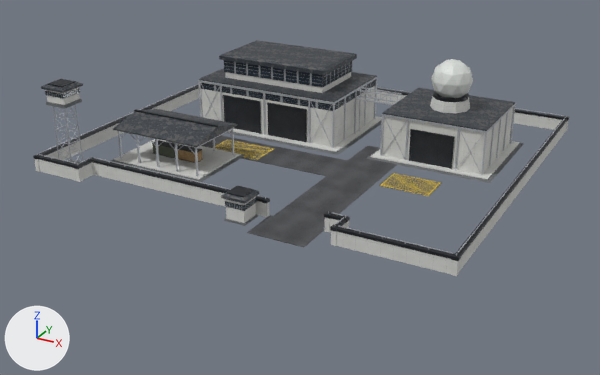
What one commit did to the glTF model Models/command_hq_lvl2.glb.
The view is the same before and after, from a camera (50 mm lens) standing at (86.5, -166.1, 72.1) and looking at (-0.4, -8.1, -6.9). The axes (+X, +Y, +Z) are drawn at lower left. The lights are the same throughout. The first picture is the older version. Vertices at exactly the same position are counted once.

Names of what the first picture shows: 'CHQ_L2_Asphalt', 'CHQ_L2_ConcDark', 'CHQ_L2_ConcLight', 'CHQ_L2_DoorCorr', 'CHQ_L2_HatchZone', 'CHQ_L2_Radome', 'CHQ_L2_RoofCorr', 'CHQ_L2_SteelDark', 'CHQ_L2_SteelTruss', 'CHQ_L2_WindowDark' and 2 more.
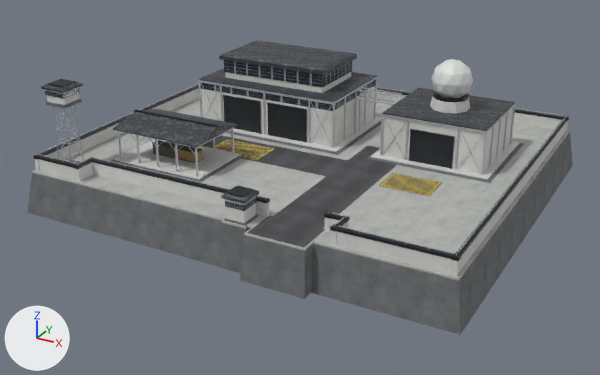
Where the change shows, as pixel boxes (x1, y1, x2, y2) in the pictures (600 x 375 px):
```json
{"object": "CHQ_L2_ConcDark", "change": "reshaped", "before": [46, 99, 523, 226], "after": [27, 99, 573, 335], "on screen": "14% wider, 85% taller"}
{"object": "CHQ_L2_ConcMid", "change": "added", "after": [32, 98, 570, 281]}
{"part": 1, "of": "me_chq_l2_concdark_007", "change": "added", "after": [27, 132, 573, 335]}
{"part": 2, "of": "me_chq_l2_concdark_007", "change": "added", "after": [218, 223, 313, 299]}
```

Edits to the scene script, one JSON object a line:
```json
{"op": "add", "block": "img_tex_no_concrete_mid", "code": ["img_tex_no_concrete_mid = load_image('tex_no_concrete_mid', '_unpacked/tex_no_concrete_mid', 512, 512, 'sRGB')"]}
{"op": "add", "block": "mat_mat_no_concrete_mid", "code": ["mat_mat_no_concrete_mid = principled_material('Mat_NO_Concrete_Mid')", "mat_mat_no_concrete_mid.texture = img_tex_no_concrete_mid", "mat_mat_no_concrete_mid.roughness = 0.88"]}
{"block": "me_chq_l2_concdark_007", "where": "# used by ob_chq_l2_concdark; location = (0.0, 0.0, 0.0)"}
{"block": "me_chq_l2_concdark_007", "where": "# verts and faces of me_chq_l2_concdark_007; kept vertices keep their numbers, new ones are numbered from 48"}
{"op": "remove", "block": "me_chq_l2_concdark_007", "code": "me_chq_l2_concdark_007.from_pydata(...)  # 48 vertices, 72 faces; spans x -46.7..42.4, y -43.5..28.9, z 0.0..16.0"}
{"op": "add", "block": "me_chq_l2_concdark_007", "code": "me_chq_l2_concdark_007.from_pydata(...)  # 72 vertices, 108 faces; spans x -51.8..51.8, y -47.5..44.8, z -10.0..16.0"}
{"block": "me_chq_l2_concdark_007", "change": "me_chq_l2_concdark_007 part 1"}
{"op": "add", "block": "me_chq_l2_concdark_007", "code": "verts[48] = (-51.8, -44.8, -10.0)  # pixel (27, 212)"}
{"op": "add", "block": "me_chq_l2_concdark_007", "code": "verts[49] = (51.8, -44.8, -10.0)  # pixel (460, 334)"}
{"op": "add", "block": "me_chq_l2_concdark_007", "code": "verts[50] = (51.8, 44.8, -10.0)  # pixel (572, 165)"}
{"op": "add", "block": "me_chq_l2_concdark_007", "code": "verts[51] = (-51.8, 44.8, -10.0)"}
{"op": "add", "block": "me_chq_l2_concdark_007", "code": "verts[52] = (-50.2, -43.2, -0.3)  # pixel (32, 172)"}
{"op": "add", "block": "me_chq_l2_concdark_007", "code": "verts[53] = (50.2, -43.2, -0.3)  # pixel (458, 280)"}
{"op": "add", "block": "me_chq_l2_concdark_007", "code": "verts[54] = (50.2, 43.2, -0.3)  # pixel (569, 131)"}
{"op": "add", "block": "me_chq_l2_concdark_007", "code": "verts[55] = (-50.2, 43.2, -0.3)"}
{"op": "add", "block": "me_chq_l2_concdark_007", "code": "faces += [(48, 51, 50), (52, 53, 55), (48, 49, 53), (48, 53, 52), (49, 50, 54), (49, 54, 53)]"}
{"op": "add", "block": "me_chq_l2_concdark_007", "code": "faces += [(50, 51, 55), (50, 55, 54), (48, 52, 51), (51, 52, 55), (48, 50, 49), (53, 54, 55)]"}
{"block": "me_chq_l2_concdark_007", "change": "me_chq_l2_concdark_007 part 2"}
{"block": "me_chq_l2_concdark_007", "change": "16 vertices are added at x 1.0..22.2, y -47.5..-43.2, z -9.9..-0.3"}
{"block": "me_chq_l2_concdark_007", "change": "24 new faces join them"}
{"op": "add", "block": "me_chq_l2_concmid_001", "code": ["me_chq_l2_concmid_001 = bpy.data.meshes.new('CHQ_L2_ConcMid.001')", "me_chq_l2_concmid_001.from_pydata(...)  # a box spanning x -50.2..50.2, y -43.2..43.2, z -0.4..0.0; a box spanning x 1.6..7.2, y -43.9..-43.2, z -0.4..0.0; a box spanning x 8.4..21.6, y -46.4..-43.2, z -0.4..0.0", "me_chq_l2_concmid_001.materials.append(mat_mat_no_concrete_mid)  # picture img_tex_no_concrete_mid"]}
{"op": "add", "block": "ob_chq_l2_concmid", "code": ["ob_chq_l2_concmid = bpy.data.objects.new('CHQ_L2_ConcMid', me_chq_l2_concmid_001)", "ob_chq_l2_concmid.location = (0.0, 0.0, 0.0)"]}
```
